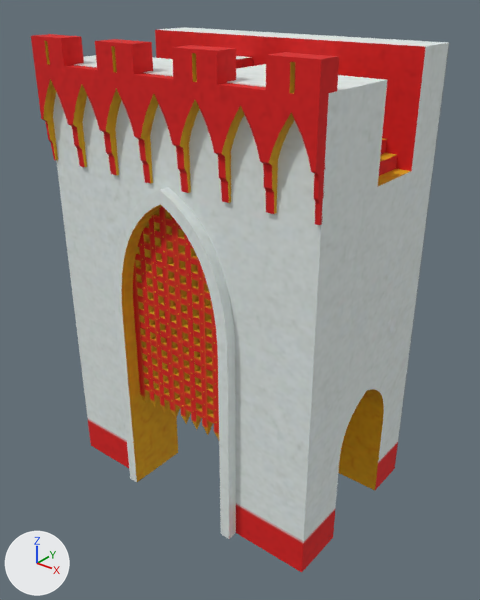
The FBX model Assets/ModularPieces/CastleGate/CastleGate.FBX as it was, and as the next commit left it.
Rendered twice from a 50 mm lens placed at (23.2, -24.7, 21.6), pointed at (6.8, -4.3, 8.9). Every picture has the same lights, and +X, +Y and +Z are marked at lower left. Where no turn or scale is listed for an object, it has been applied to the vertices.

In view in the first picture: 'gatehouse'.
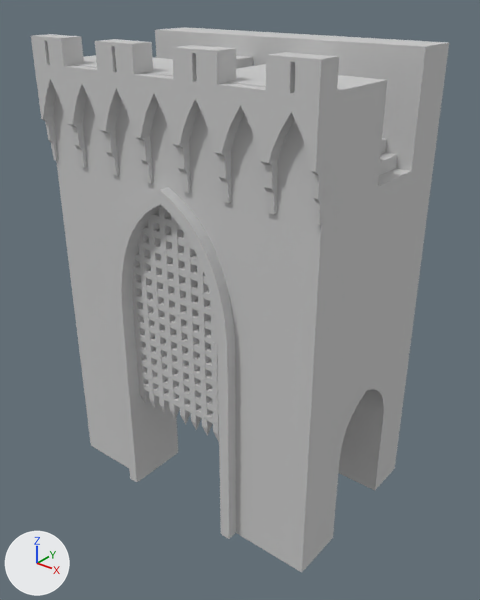
The newer file is also rescaled (x0.596), turned or shifted as a whole; pictures and numbers use the older file's frame.

Changed parts and their boxes [x1, y1, x2, y2] in the pictures (480 x 600 px):
'gatehouse', recoloured: [31, 27, 449, 572] in both

Diff of the bpy script that builds the scene:
```diff
--- a/Assets/ModularPieces/CastleGate/CastleGate.FBX.py
+++ b/Assets/ModularPieces/CastleGate/CastleGate.FBX.py
@@ mat_01___default @@
+mat_01___default = principled_material('01 - Default')
+mat_01___default.base_color = (0.588, 0.588, 0.588)  # light grey #cacaca
+mat_01___default.roughness = 0.859
@@ me_mesh @@
 me_mesh.from_pydata(...)  # 2163 vertices, 3102 faces; spans x 0.0..13.0, y -8.5..0.5, z 0.0..19.6
-me_mesh.materials.append(mat_castlegate)  # picture img_castlegatediff_tga
+me_mesh.materials.append(mat_01___default)  # light grey #cacaca
```
